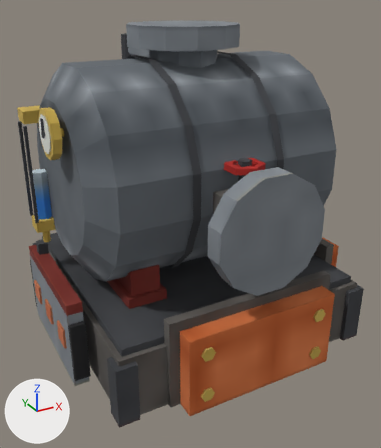
An edit to the OBJ model src/main/resources/assets/eln/model/boiler/boiler.obj, drawn before and after from the same camera.
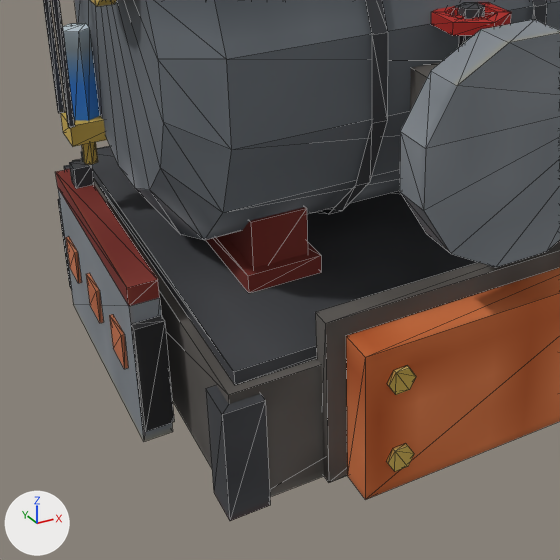
Each version appears first whole from a camera (50 mm lens) standing at (-0.797, -1.492, 0.585) and looking at (-0.009, -0.06, -0.13), and next in a close-up on the part from 0% to 76% of the width and 35% to 100% of the height. Lighting does not change. The marker at lower left points along +X, +Y and +Z. The first two pictures are the older version. The close-ups show mesh edges as thin lines. Where no turn or scale is listed for an object, it has been applied to the vertices.

Names of what the first close-up shows: 'level', 'main'.
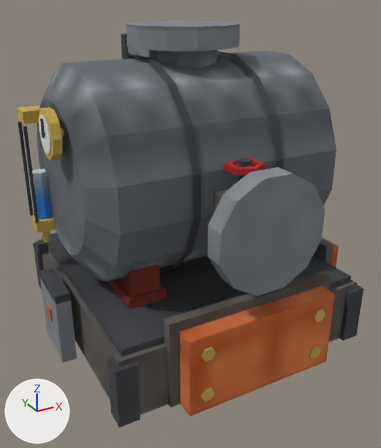
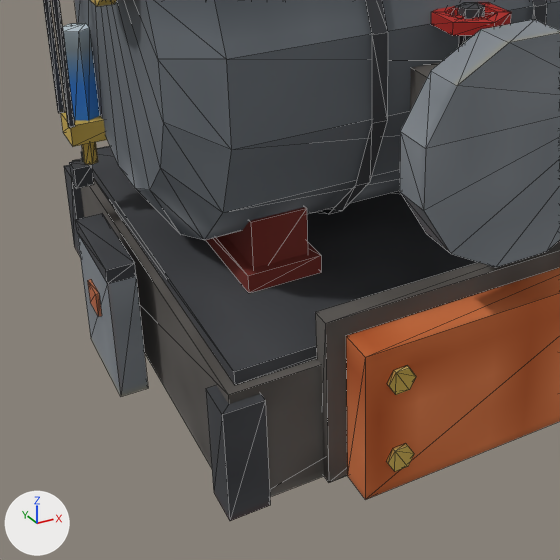
Location of each change, (x1, y1, x2, y2) in pixels of the close-ups (560 x 560 px; the box of a moved part takes in the faces that stretch with it):
```json
{"part": 1, "of": "me_main", "change": "moved or reshaped", "before": [86, 273, 103, 323], "after": [88, 279, 102, 317]}
{"part": 2, "of": "me_main", "change": "rebuilt", "before": [55, 169, 173, 441], "after": [75, 213, 148, 396], "on screen": "38% narrower, 33% shorter"}
{"part": 3, "of": "me_main", "change": "deleted", "before": [131, 316, 174, 432]}
{"part": 4, "of": "me_main", "change": "deleted", "before": [66, 237, 82, 283]}
{"part": 5, "of": "me_main", "change": "deleted", "before": [109, 314, 128, 369], "on screen": "brown"}
{"part": 6, "of": "me_main", "change": "deleted", "before": [58, 199, 71, 288]}
```

Edits to the scene script, one JSON object a line:
```json
{"block": "me_main", "where": "# used by ob_main; location = (0.0, 0.0, 0.0)"}
{"op": "remove", "block": "me_main", "code": "me_main.from_pydata(...)  # 940 vertices, 1314 faces; spans x -0.5..0.5, y -0.5..0.5, z -0.5..0.5"}
{"op": "add", "block": "me_main", "code": "me_main.from_pydata(...)  # 908 vertices, 1278 faces; spans x -0.5..0.5, y -0.5..0.5, z -0.5..0.5"}
{"block": "me_main", "change": "me_main part 1: the loose piece of 8 vertices spanning x -0.5..-0.494, y -0.031..0.031, z -0.391..-0.328 is scaled about its middle by (1, 0.8, 0.7)"}
{"block": "me_main", "change": "me_main part 2: the loose piece of 12 vertices spanning x -0.494..-0.447, y -0.219..0.219, z -0.5..-0.219 is rebuilt with 12 vertices and now spans x -0.494..-0.447, y -0.094..0.094, z -0.5..-0.256"}
{"block": "me_main", "change": "me_main part 3: the loose piece of 8 vertices spanning x -0.494..-0.447, y -0.234..-0.219, z -0.469..-0.281 is deleted"}
{"block": "me_main", "change": "me_main part 4: the loose piece of 8 vertices spanning x -0.5..-0.494, y 0.109..0.172, z -0.391..-0.328 is deleted"}
{"block": "me_main", "change": "me_main part 5: the loose piece of 8 vertices spanning x -0.5..-0.494, y -0.172..-0.109, z -0.391..-0.328 is deleted"}
{"block": "me_main", "change": "me_main part 6: the loose piece of 8 vertices spanning x -0.494..-0.447, y 0.219..0.234, z -0.469..-0.281 is deleted"}
```
